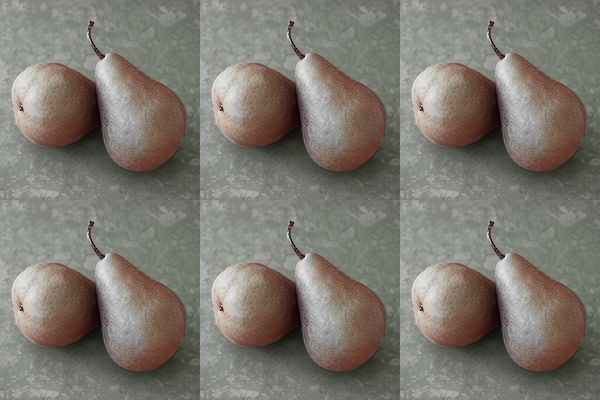
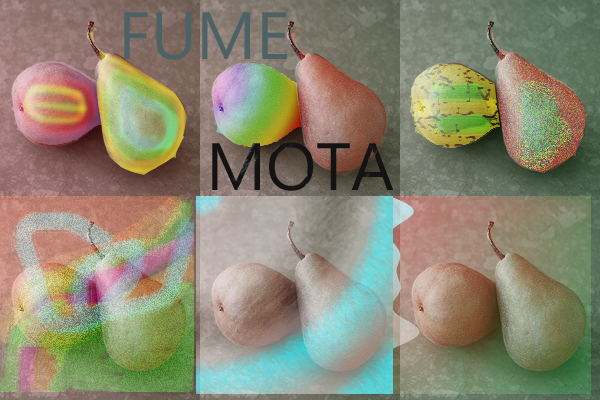
Before/after of a (600, 400) layered artwork. What changed in the layer stack:
added layer "MOTA" above "FUME" over [212,142,394,191]
added layer "FUME" above "Paint" over [124,12,287,60]
added layer "Paint" (screen) above "Layer 1" over [0,25,591,394]
added layer "Layer 1" (38%) above "Background" over [0,0,600,400]
added layer "Background" over [0,0,600,400]
